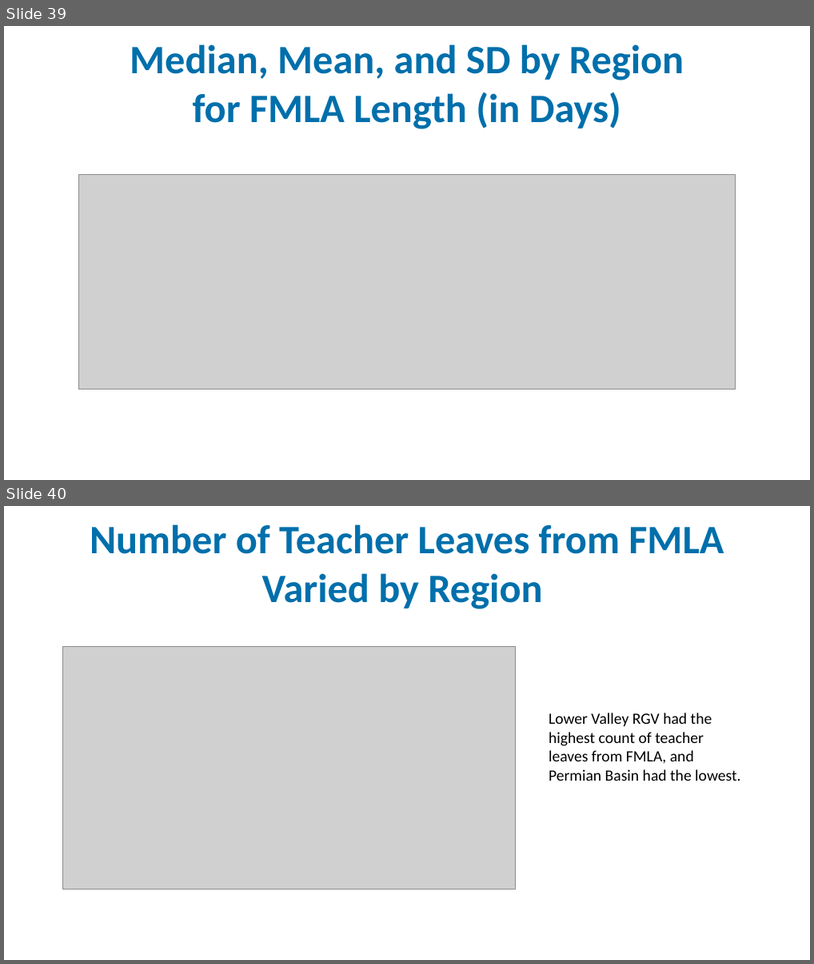
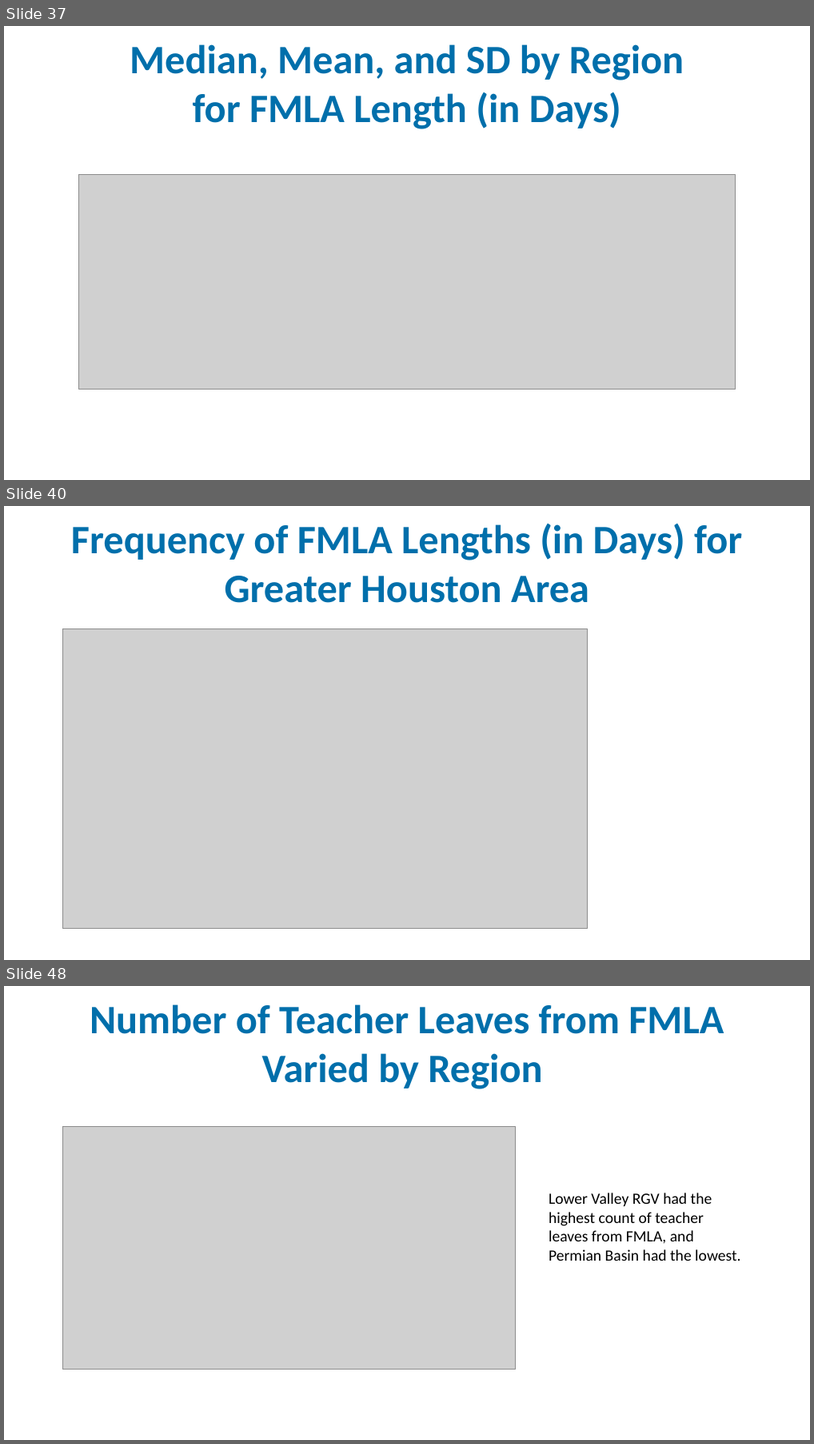
Before and after one commit to idea-analytics/Staffing_Trends_Performance_Vacancies, a slide deck: graphs/Staffing_Part1_23-24_preliminary_report.pptx. Shown one above the other, each under a label of ours: slides 39 and 40 before the commit, slides 37, 40 and 48 after it; the slides between them are not shown. The pictures are 814x964 and 814x1444 pixels, drawn with LibreOffice and Linux fonts; fonts in the diff are those of the drawing; grey boxes stand for pictures; background and template pictures are left out. Boxes give left, top, right and bottom in pixels: in the first picture for what was removed or moved away, otherwise in the second. Text is boxed around its words. In the diff, an @@ line names an element or a change of style, - is before the commit and + after.

Commit message:
updated histograms
regional histograms for FMLA

```diff
--- a/graphs/Staffing_Part1_23-24_preliminary_report.pptx
+++ b/graphs/Staffing_Part1_23-24_preliminary_report.pptx
@@ slide 40 added at box(4, 506, 810, 960), background picture (left out) @@
@@ title added at box(71, 524, 742, 603), 36 pt, text #006FAB, bold @@
+Frequency of FMLA Lengths (in Days) for Greater Houston Area
@@ picture added at box(62, 628, 588, 928) @@
@@ what was slide 39 is now slide 37 @@
@@ what was slide 40 is now slide 48 @@
```
Also in this commit, not shown: 2 slides changed, 9 other slides added, 2 other files.
